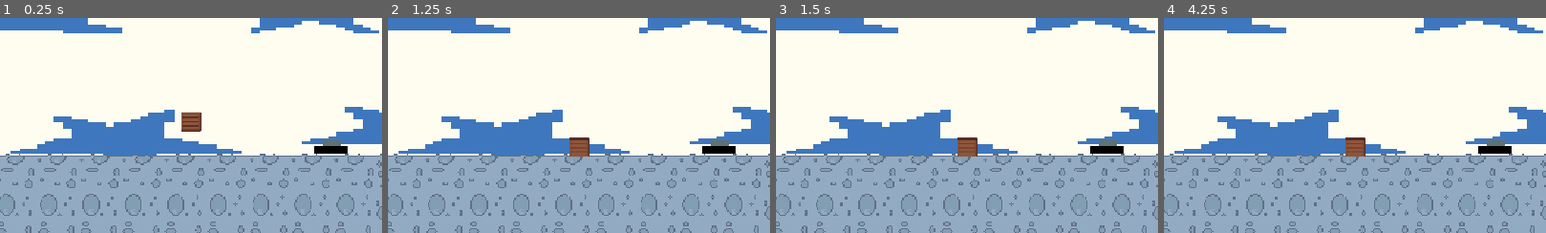
Above: before the commit, frames 1-4 (left to right).
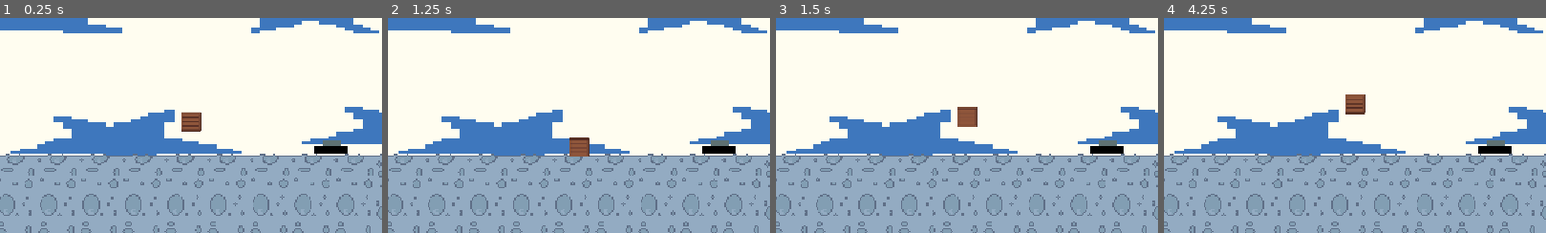
Above: after the commit, the same moments.

Repository: Kaaaamamura/Brothers-Of-The-Moon
Game: Godot game, scene res://Escenas/Mundo.tscn
The game is run twice, just before and just after one commit, with the same random seed, the same clock (stepped at 60 frames per second) and the same inputs. This scene is started directly instead of the project's main scene. Sound files missing from this copy of the repository are replaced by a short silence.
Inputs (mouse positions are % of the whole screen's width and height, from its top left):
- Up to frame 1 (0.25 s): no input
- Up to frame 2 (1.25 s): tap Enter (ui_accept) at 0.5 s; move the mouse to (72, 45) at 0.52 s; hold Right (ui_right) from 0.53 s (still down); hold Enter (ui_accept) from 0.53 s (still down); tap Up (Jump) at 0.77 s
- Up to frame 3 (1.5 s): keep holding Right (ui_right); tap R (restart, bound only after the commit) at 1.25 s; move the mouse to (30, 55) at 1.27 s; release Enter (ui_accept) at 1.28 s; tap Enter (ui_accept) at 1.35 s
- Up to frame 4 (4.25 s): tap Up (Jump) at 1.52, 3.02, 3.77 s; tap Enter (ui_accept) at 2, 2.85, 3.5 s; move the mouse to (60, 28) at 2.02 s; release Right (ui_right) at 2.03 s; hold Left (ui_left) 2.03-2.78 s; hold Enter (ui_accept) 2.03-2.78 s; tap R (restart, bound only after the commit) at 2.75, 4.15 s; move the mouse to (45, 70) at 2.77 s; hold Right (ui_right) from 2.78 s (still down); move the mouse to (80, 65) at 3.52 s; hold Enter (ui_accept) from 3.53 s (still down)
The pictures show only the part of the screen within x 34-84%, y 13-63%; the shares and areas given below are measured in that part.

Frames 1-2 are identical in both runs. In frame 3, 1.0% of the frame differs, in the area x 47-53%, y 41-65%; in frame 4, 1.0%.

Commit message:
Cambios de ultimo momento

Diff:
--- a/Escenas/Mundo.tscn
+++ b/Escenas/Mundo.tscn
@@ -114,9 +114,6 @@
 limit_right = 2800
 limit_bottom = 350
 
-[node name="AudioStreamPlayer2D" type="AudioStreamPlayer2D" parent="." unique_id=1567351186]
-stream = ExtResource("10_i8y4t")
-
 [node name="Botones" type="Node2D" parent="." unique_id=1919594293]
 
 [node name="Boton" parent="Botones" unique_id=758469224 groups=["Botones"] instance=ExtResource("11_mbule")]
--- a/Escenas/intro.gd
+++ b/Escenas/intro.gd
@@ -6,3 +6,7 @@
 func _on_animation_finished(anim_name: StringName) -> void:
 	if anim_name == "Intro":
 		get_tree().change_scene_to_file("res://Escenas/Mundo.tscn")
+
+func _input(event: InputEvent) -> void:
+	if event.is_action_pressed("skip"):
+		get_tree().change_scene_to_file("res://Escenas/Mundo.tscn")
--- a/Scripts/mundo.gd
+++ b/Scripts/mundo.gd
@@ -2,7 +2,7 @@
 
 var player = null
 
-@onready var music: AudioStreamPlayer2D = $AudioStreamPlayer2D
+@onready var music: AudioStreamPlayer = $AudioStreamPlayer
 
 func _ready() -> void:
 	if Global.currentPlayer != null:
@@ -30,6 +30,7 @@
 	for plataforma in get_tree().get_nodes_in_group("plataformas_mobiles"):
 		plataforma.set_process(false)
 
+	music.stream.loop = true
 	music.play()
 
 func _on_momentary_pressed() -> void:
@@ -49,3 +50,7 @@
 func _on_toggle(active: bool) -> void:
 	for plataforma in get_tree().get_nodes_in_group("plataformas_mobiles"):
 		plataforma.set_process(active)
+
+func _input(event: InputEvent) -> void:
+	if event.is_action_pressed("restart"):
+		get_tree().call_deferred("reload_current_scene")
--- a/Scripts/outro.gd
+++ b/Scripts/outro.gd
@@ -7,3 +7,7 @@
 func _on_animation_finished(anim_name: StringName) -> void:
 	if anim_name == "Outro":
 		get_tree().change_scene_to_file("res://Escenas/Menu Principal.tscn")
+
+func _input(event: InputEvent) -> void:
+	if event.is_action_pressed("skip"):
+		get_tree().change_scene_to_file("res://Escenas/Menu Principal.tscn")
--- a/menu_principal.gd
+++ b/menu_principal.gd
@@ -2,10 +2,8 @@
 
 @onready var buttons = [
 	$Botones/Comenzar,
-	$Botones/Opciones,
 	$Botones/Salir
 ]
-
 @onready var cursor = $Cursor
 @onready var sfx_hover = $AudioHover
 @onready var sfx_click = $AudioClick
@@ -15,108 +13,64 @@
 var index = 0
 var can_input = true
 
-
 func _ready():
-	musica.stream.loop = true  # que repita
+	musica.stream.loop = true
 	musica.play()
 	Input.set_mouse_mode(Input.MOUSE_MODE_HIDDEN)
 	cursor.z_index = 100
 
-	# Conectar señales mouse_entered
 	buttons[0].mouse_entered.connect(_on_comenzar_mouse_entered)
-	buttons[1].mouse_entered.connect(_on_opciones_mouse_entered)
-	buttons[2].mouse_entered.connect(_on_salir_mouse_entered)
+	buttons[1].mouse_entered.connect(_on_salir_mouse_entered)
 
 	can_input = false
 	await get_tree().process_frame
 	update_cursor()
 	can_input = true
 
-
 func _process(delta):
-
-	# Cursor sigue al mouse
 	cursor.global_position = get_global_mouse_position().round() + Vector2(8, 8)
-
-	# Hover visual botones
 	for i in range(buttons.size()):
-
 		if i == index:
 			buttons[i].scale = Vector2(1.05, 1.05)
 		else:
 			buttons[i].scale = Vector2(1, 1)
 
-
 func _input(event):
-
 	if !can_input:
 		return
-
 	if event.is_action_pressed("ui_down"):
 		index = (index + 1) % buttons.size()
 		sfx_hover.play()
 		update_cursor()
-
-
 	if event.is_action_pressed("ui_up"):
 		index = (index - 1 + buttons.size()) % buttons.size()
 		sfx_hover.play()
 		update_cursor()
-
-
 	elif event.is_action_pressed("ui_accept"):
-
 		select_option()
 
-
 func update_cursor():
-
 	var btn = buttons[index]
-
-	# Posicionar cursor al lado izquierdo del botón
 	cursor.global_position = btn.global_position + Vector2(-60, btn.size.y / 2 - 10)
 
-
 func select_option():
-
 	match index:
-
 		0:
+			sfx_click.play()
 			_on_comenzar_pressed()
-			sfx_click.play()
-
 		1:
-			_on_opciones_pressed()
-			sfx_click.play()
-
-		2:
+			sfx_exit.play()
 			_on_salir_pressed()
-			sfx_exit.play()
-
 
 func _on_comenzar_mouse_entered() -> void:
-
 	index = 0
-
 	sfx_hover.play()
 	update_cursor()
 
-
-func _on_opciones_mouse_entered() -> void:
-
+func _on_salir_mouse_entered() -> void:
 	index = 1
-
 	sfx_hover.play()
 	update_cursor()
-
-
-func _on_salir_mouse_entered() -> void:
-
-	index = 2
-
-	sfx_hover.play()
-	update_cursor()
-
 
 func _on_comenzar_pressed() -> void:
 	can_input = false
@@ -124,15 +78,7 @@
 	await sfx_click.finished
 	get_tree().change_scene_to_file("res://Escenas/selector.tscn")
 
-
-
-func _on_opciones_pressed() -> void:
-	sfx_click.play()
-	print("Abrir opciones")
-
-
 func _on_salir_pressed() -> void:
-
 	can_input = false
 	sfx_exit.play()
 	await sfx_exit.finished
--- a/project.godot
+++ b/project.godot
@@ -43,6 +43,16 @@
 "events": [Object(InputEventKey,"resource_local_to_scene":false,"resource_name":"","device":-1,"window_id":0,"alt_press …(195 unchanged characters)…
 ]
 }
+restart={
+"deadzone": 0.2,
+"events": [Object(InputEventKey,"resource_local_to_scene":false,"resource_name":"","device":-1,"window_id":0,"alt_pressed":false,"shift_pressed":false,"ctrl_pressed":false,"meta_pressed":false,"pressed":false,"keycode":0,"physical_keycode":82,"key_label":0,"unicode":114,"location":0,"echo":false,"script":null)
+]
+}
+skip={
+"deadzone": 0.2,
+"events": [Object(InputEventKey,"resource_local_to_scene":false,"resource_name":"","device":-1,"window_id":0,"alt_pressed":false,"shift_pressed":false,"ctrl_pressed":false,"meta_pressed":false,"pressed":false,"keycode":0,"physical_keycode":4194305,"key_label":0,"unicode":0,"location":0,"echo":false,"script":null)
+]
+}
 
 [physics]
 
Not shown, removed: Proyecto Luna.console.exe
Not shown, changed: Proyecto Luna.exe
Not shown, changed: Proyecto Luna.pck
